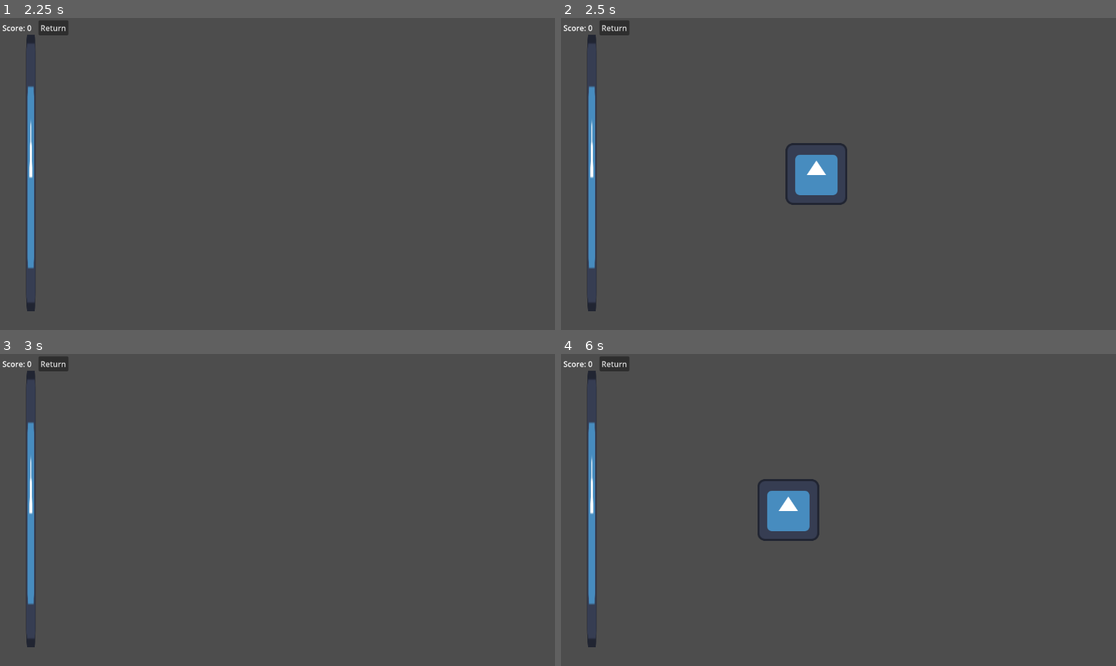
Above: before the commit, frames 1-4 (two rows, left to right).
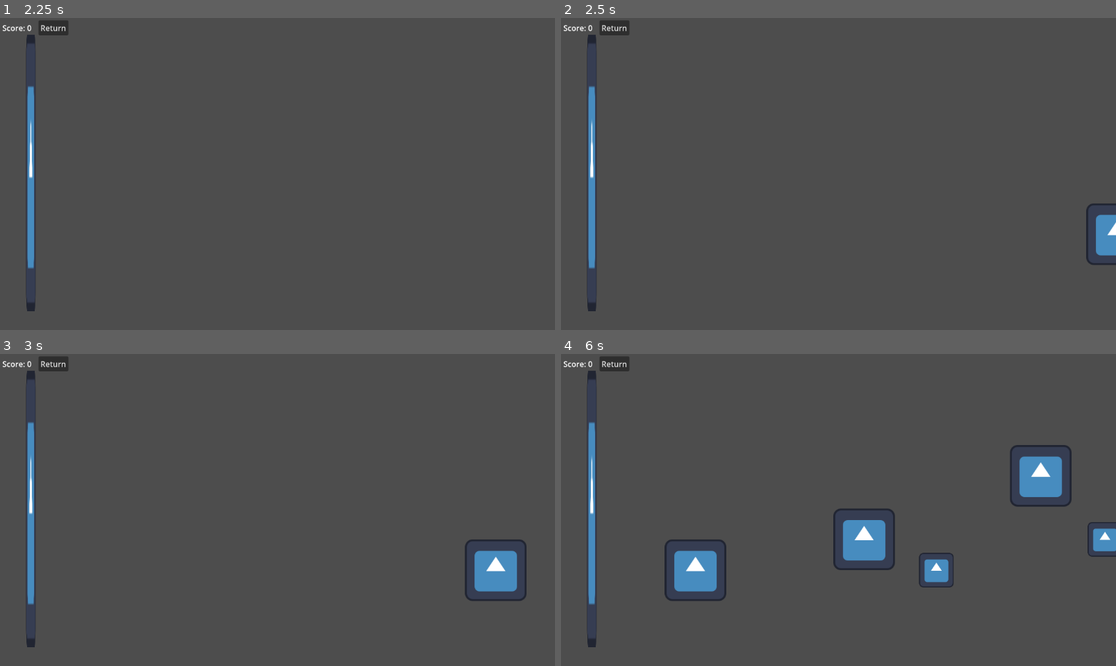
Above: after the commit, the same moments.

Repository: JoshDean599/12DI-Josh-Dean
Game: Godot game, scene res://Scenes/main_menu.tscn
Two runs of this game, one before a commit and one after it. Both use one fixed random seed, a clock stepped at 60 frames per second and the inputs below. The engine's default icon, where the game draws it, is replaced by a stand-in: a white triangle on a blue panel in a dark square. Sound files missing from this copy of the repository are replaced by a short silence.
Inputs (mouse positions are in pixels of both pictures, inside the frame that each line leads up to):
- Up to frame 1 (2.25 s): click "Play" at 0.5 s; click "Return" at 1.25 s; click "Play" at 2 s
- Up to frame 2 (2.5 s): no input
- Up to frame 3 (3 s): tap Enter at 2.75 s; move the mouse to (399, 494) at 2.77 s
- Up to frame 4 (6 s): tap Space at 3.02, 3.77, 5.27 s; move the mouse to (727, 525) at 3.52 s; move the mouse to (894, 441) at 4.27 s; move the mouse to (810, 572) at 5.02 s; move the mouse to (1005, 556) at 5.77 s

Frame 1 is identical in both runs. In frame 2, 1.9% of the frame differs, in the area x 40-100%, y 40-80%; in frame 3, 1.3%; in frame 4, 6.0%, in the area x 18-100%, y 29-80%.
Error before the commit: Invalid access to property or key 'lower' on a base object of type 'StringName'. (res://Scenes/Objects/game_note.gd:47)

Commit message:
13_5_26
Github not opening so combination of previous days also.

Diff:
--- a/rhythm-game-project/Scenes/Objects/game_note.gd
+++ b/rhythm-game-project/Scenes/Objects/game_note.gd
@@ -1,20 +1,51 @@
 extends Node2D
 
 @onready var game = get_parent().get_parent()
+@onready var audio = game.get_node("SongHandler").Audio
 
+# The speed the note moves
 var movingSpeed: float = 250.0
+# The duration the note needs to be held for to successfully count. If 0 then regular note.
+var holdDuration: float = 0.0
+var holdStartTime: float = 0.0
+var holdEndTime: float = 0.0 # Change on creation
+var isHolding: bool = false
 
-var duration: float = 0.0 # How long it needs to be held down for
 
 #var passedPosition: float = -515.0
 var freeQueuePosition: float = -660.0
-var noteTime: float = 0.0 # Gets updated when created
 var hasPassed: bool = false
 
+
+func _ready() -> void:
+	var timeToNoteHandler = holdDuration + abs(position.x - game.get_node("NoteHandler").position.x) / movingSpeed
+	if audio:
+		holdEndTime = audio.get_playback_position() + timeToNoteHandler
+	else:
+		holdEndTime = timeToNoteHandler
 
 func _process(delta: float) -> void:
 	# Move the note
 	global_position -= Vector2(movingSpeed * delta, 0)
+
+	# Check held Note:
+	if audio.get_playback_position() - holdEndTime >= 0 and not hasPassed:
+		if isHolding:
+			# Note Successfully held
+			print("CompletedNote")
+			get_parent().get_parent().incriment_score(10) # Properly calculate score
+			hasPassed = true
+			queue_free()
+		else:
+			# Missed Note
+			print("MissedNote")
+			hasPassed = true
+			pass
+
+	else:
+		if isHolding:
+			# Do something to update the visual of the note
+			pass
 
 
 	# Check if the note no longer counts for hits
@@ -25,26 +56,18 @@
 		hasPassed = true
 		queue_free()
 
-func setup(NoteTime: float, notePosition: Vector2, tailPosition: Vector2):
+
+
+func setup(notePosition: Vector2, tailPosition: Vector2):
 	#Set the initial notes position
 	global_position = notePosition
 	# Setup the note tail
 	$Tail.position =  tailPosition
-	# Set the time of the note:
-	noteTime = NoteTime
-	# Start the processing for the note
-	set_process(true)
+	# Setup the duration
+	holdDuration = abs(tailPosition.x / movingSpeed)
 
 
 
-func on_hit() -> int:
-	var time = game.currentTime
-	var score = 0
-
-	print(game.scores)
-	for i in game.scores:
-		print(i)
-		if time > i.lower and time < i.upper:
-			score = i.score
-
-	return score
+func activate() -> void:
+	holdStartTime = audio.get_playback_position()
+	isHolding = true
--- a/rhythm-game-project/Scenes/Objects/game_note.tscn
+++ b/rhythm-game-project/Scenes/Objects/game_note.tscn
@@ -7,6 +7,7 @@
 script = ExtResource("1_bv6e1")
 
 [node name="Tail" type="Sprite2D" parent="." unique_id=1826716656]
+scale = Vector2(0.5599972, 0.5599972)
 texture = ExtResource("1_yjfqu")
 
 [node name="Head" type="Sprite2D" parent="." unique_id=1646859482]
--- a/rhythm-game-project/Scenes/Objects/note_handler.gd
+++ b/rhythm-game-project/Scenes/Objects/note_handler.gd
@@ -1,15 +1,21 @@
 extends Sprite2D
 
-var noteQueue = []
+var noteQueue = [] #  Keeps track of what notes to process first
+var heldKeys = [] # Keeps track of the held keys
+
 
 func _unhandled_input(event: InputEvent) -> void:
 	if event is InputEventKey and not event.is_echo() and noteQueue.size() > 0:
 		if event.pressed:
+			heldKeys.push_back(event.keycode)
 			var noteToPop = noteQueue.pop_front()
-			get_parent().incriment_score(noteToPop.on_hit())
+			noteToPop.activate()
+		else:
+			for i in heldKeys:
+				if heldKeys == event.keycode: # FIX HELDKEY GETTING CODE
+					heldKeys.pop_at(i)
+		print(heldKeys)
 
-			if noteToPop.duration == 0.0: # If the note is not a hold note
-				noteToPop.queue_free()
 
 # Called every frame. 'delta' is the elapsed time since the previous frame.
 func _process(_delta: float) -> void:
@@ -19,14 +25,16 @@
 			noteQueue.pop_front()
 
 
+
 func create_note(notePosition: Vector2, tailPosition: Vector2) -> void:
 	var noteInstance = Globals.GameNote.instantiate()
 	get_parent().get_node("Notes").call_deferred("add_child", noteInstance) # Change index from self!!
-	noteInstance.setup(get_parent().currentTime + 2.0, notePosition, tailPosition)
-
+	noteInstance.setup(notePosition, tailPosition)
+	# Adds the note to the end of the note queue
 	noteQueue.push_back(noteInstance)
 
+
 func _on_random_timer_timeout() -> void:
-	create_note(Vector2(576.0, 324.0), Vector2.ZERO)
+	create_note(Vector2(1200.0, randi_range(100, 500)), Vector2(randi_range(0, 5) * 100, 0))
 	$RandomSpawnTimer.wait_time = randf_range(0.4, 3)
 	$RandomSpawnTimer.start()
--- /dev/null
+++ b/rhythm-game-project/Scenes/Objects/song_handler.gd
@@ -0,0 +1,14 @@
+extends Node
+
+@onready var Audio = $AudioStreamPlayer2D
+
+# Called when the node enters the scene tree for the first time.
+func _ready() -> void:
+	Audio.play()
+	pass # Replace with function body.
+
+
+# Called every frame. 'delta' is the elapsed time since the previous frame.
+func _process(delta: float) -> void:
+	#print(Audio.get_playback_position())
+	pass
--- /dev/null
+++ b/rhythm-game-project/Scenes/Objects/song_handler.tscn
@@ -0,0 +1,10 @@
+[gd_scene format=3 uid="uid://blddwce4egim7"]
+
+[ext_resource type="Script" uid="uid://7e0l1ysmjagv" path="res://Scenes/Objects/song_handler.gd" id="1_qsvg7"]
+[ext_resource type="AudioStream" uid="uid://6xu6xec7nvj6" path="res://NEFFEX - Hate It or Love It [Copyright Free] No.82.wav" id="2_54eop"]
+
+[node name="SongHandler" type="Node" unique_id=1731543359]
+script = ExtResource("1_qsvg7")
+
+[node name="AudioStreamPlayer2D" type="AudioStreamPlayer2D" parent="." unique_id=1921127021]
+stream = ExtResource("2_54eop")
--- a/rhythm-game-project/Scenes/game.gd
+++ b/rhythm-game-project/Scenes/game.gd
@@ -2,19 +2,6 @@
 
 var currentScore: int = 0
 var currentTime: float = 0.0
-
-var scores = { # Maybe change the position of this to Globals
-	ok = { #-- WHY IS THIS A STRING????
-		lower = -.5,
-		upper = .5,
-		score = 50
-	},
-	perfect = {
-		lower = -.1,
-		upper = .1,
-		score = 200
-	}
-}
 
 func _on_tree_entered() -> void:
 	# Reset the game on re-load
--- a/rhythm-game-project/Scenes/game.tscn
+++ b/rhythm-game-project/Scenes/game.tscn
@@ -2,6 +2,7 @@
 
 [ext_resource type="PackedScene" uid="uid://2iriodn8taii" path="res://Scenes/Objects/note_handler.tscn" id="1_qxrlw"]
 [ext_resource type="Script" uid="uid://dymj5kx5woj8y" path="res://Scenes/game.gd" id="1_wrm1d"]
+[ext_resource type="PackedScene" uid="uid://blddwce4egim7" path="res://Scenes/Objects/song_handler.tscn" id="3_wrm1d"]
 
 [node name="Game" type="Node2D" unique_id=1834466343]
 script = ExtResource("1_wrm1d")
@@ -49,5 +50,7 @@
 [node name="Camera2D" type="Camera2D" parent="." unique_id=495846435]
 position = Vector2(576, 324.00003)
 
+[node name="SongHandler" parent="." unique_id=1731543359 instance=ExtResource("3_wrm1d")]
+
 [connection signal="tree_entered" from="." to="." method="_on_tree_entered"]
 [connection signal="pressed" from="UI/Control/HBoxContainer/MarginContainer3/Button" to="." method="_on_button_pressed"]
--- a/rhythm-game-project/Scripts/globals.gd
+++ b/rhythm-game-project/Scripts/globals.gd
@@ -22,3 +22,17 @@
 func load_song(path) -> Dictionary:
 	var saveString = FileAccess.get_file_as_string(path)
 	return JSON.parse_string(saveString)
+
+# Score definitions. CHANGE TO SOMEWHERE BETTER THAN HERE
+var scores = {
+	ok = {
+		lower = -.5,
+		upper = .5,
+		score = 50
+	},
+	perfect = {
+		lower = -.1,
+		upper = .1,
+		score = 200
+	}
+}
Not shown, added: rhythm-game-project/NEFFEX - Hate It or Love It [Copyright Free] No.82.wav.import
Not shown, added: rhythm-game-project/Scenes/Objects/song_handler.gd.uid
Not shown, added: rhythm-game-project/NEFFEX - Hate It or Love It [Copyright Free] No.82.wav
